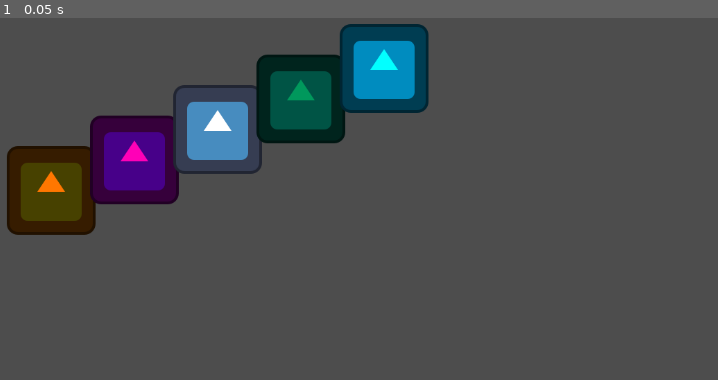
Above: before the commit, frame 1.
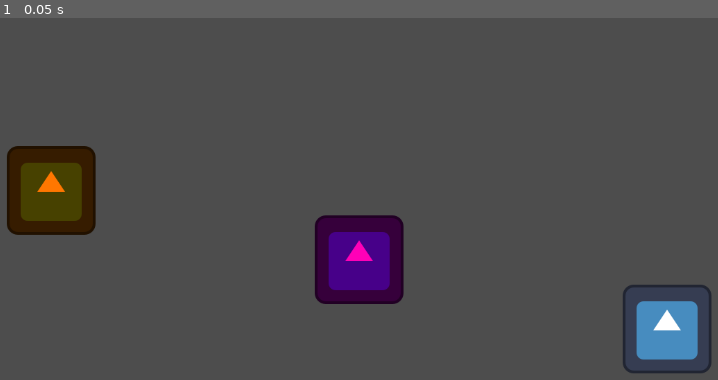
Above: after the commit, the same moment.

Repository: CypherPoet/godot_line_up_nodes
Game: Godot game, scene res://demos/demo_2d/scenes/custom_vector_demo_2d.tscn
The game is run twice, just before and just after one commit, with the same random seed, the same clock (stepped at 60 frames per second) and the same inputs. The project has no main scene, so this scene is started directly. The engine's default icon, where the game draws it, is replaced by a stand-in: a white triangle on a blue panel in a dark square.
Inputs:
- Up to frame 1 (0.05 s): no input

The runs differ from the first frame. In frame 1, 15% of the frame differs, in the area x 12-100%, y 1-99%.

Commit message:
refactor project icon naming

Diff:
--- a/demos/demo_2d/scenes/custom_vector_demo_2d.tscn
+++ b/demos/demo_2d/scenes/custom_vector_demo_2d.tscn
@@ -11,19 +11,19 @@
 
 [node name="Sprite2D 02" type="Sprite2D" parent="."]
 modulate = Color(1, 0, 0.7166667, 1)
-position = Vector2(263, 303)
+position = Vector2(587, 447)
 texture = ExtResource("1_khjii")
 
 [node name="Sprite2D 03" type="Sprite2D" parent="."]
-position = Vector2(383, 259)
+position = Vector2(1031, 547)
 texture = ExtResource("1_khjii")
 
 [node name="Sprite2D 04" type="Sprite2D" parent="."]
 modulate = Color(9.62615e-08, 0.59684044, 0.36086652, 1)
-position = Vector2(503, 215)
+position = Vector2(1475, 647)
 texture = ExtResource("1_khjii")
 
 [node name="Sprite2D 05" type="Sprite2D" parent="."]
 modulate = Color(0.00999999, 1, 1, 1)
-position = Vector2(623, 171)
+position = Vector2(1919, 747)
 texture = ExtResource("1_khjii")
Not shown, changed: addons/line_up_nodes/plugin.cfg
Renamed: logo.svg -> icon.svg
Not shown, changed: icon.svg.import
Binary file removed: logo.png
Not shown, changed: README.md
